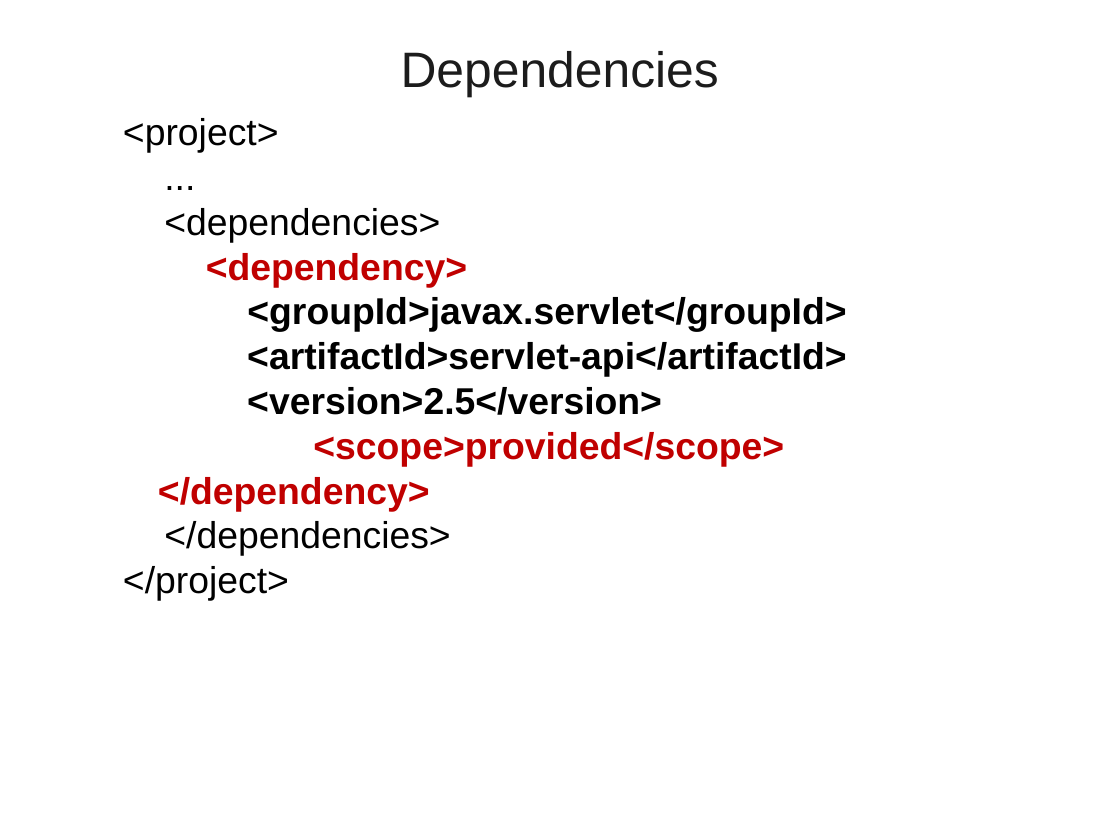
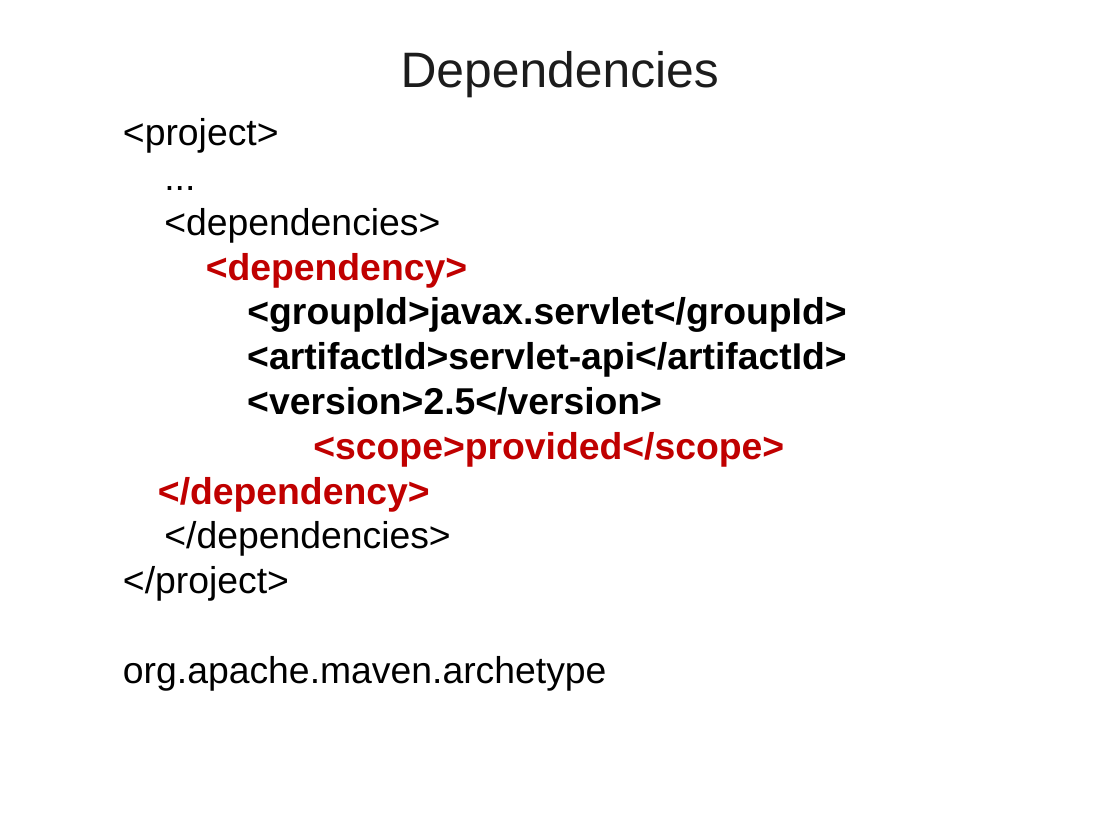
Before and after one commit to vatsanTraining/lumen_sep_2021, a slide deck: slide 11 of Maven01.ppt. Drawn at 1120x840 pixels with LibreOffice and Linux fonts; fonts in the diff are those of the drawing; background and template pictures are left out. Boxes give left, top, right and bottom in pixels: in the first picture for what was removed or moved away, otherwise in the second. Text is boxed around its words. In the diff, an @@ line names an element or a change of style, - is before the commit and + after.

```diff
--- a/Maven01.ppt
+++ b/Maven01.ppt
@@ text at (x1=123, y1=656, x2=606, y2=690): paragraph added @@
+  org.apache.maven.archetype
```
Also in this commit, not shown: 2 other files.
